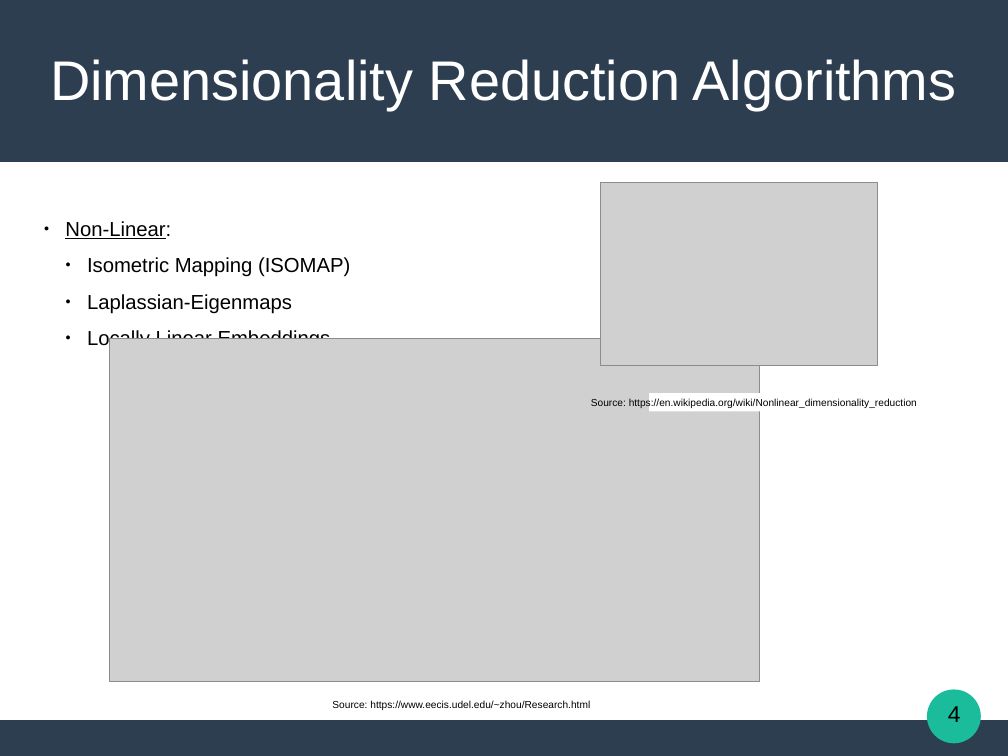
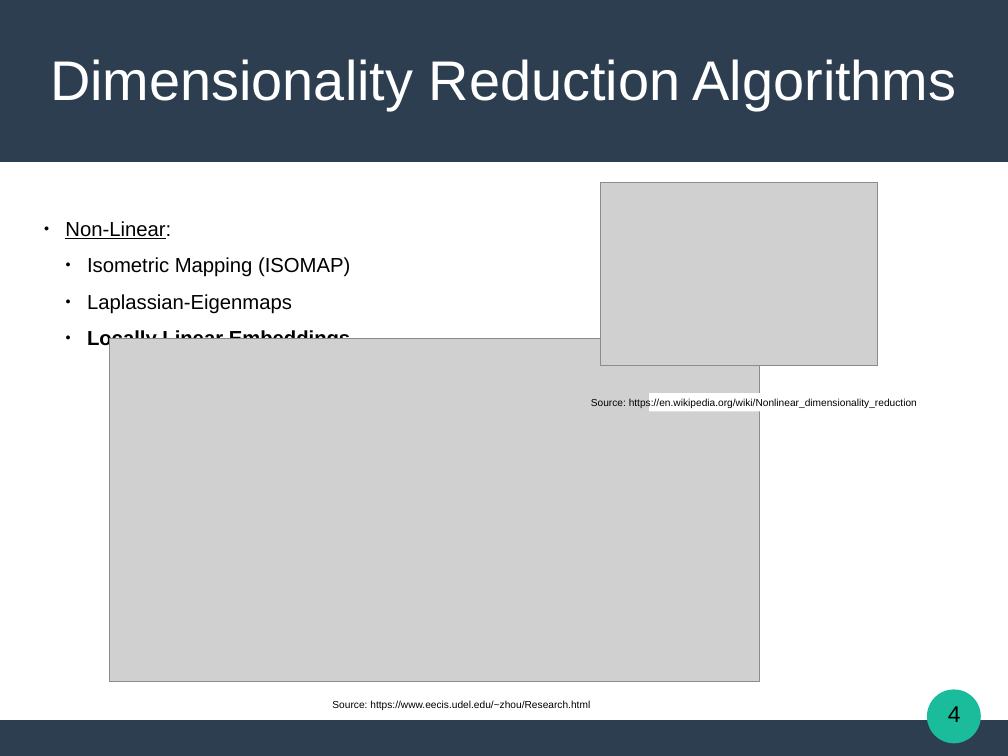
Before and after one commit to Katsileros/Dimensionality_Reduction, a slide deck: slide 4 of Diploma-Thesis-LaTeX/presentation/Locally_Linear_Embeddings_in_Pattern_Recognition.odp. Drawn at 1008x756 pixels with LibreOffice and Linux fonts; fonts in the diff are those of the drawing; grey boxes stand for pictures. Boxes give left, top, right and bottom in pixels: in the first picture for what was removed or moved away, otherwise in the second. Text is boxed around its words. In the diff, an @@ line names an element or a change of style, - is before the commit and + after.

```diff
--- a/Diploma-Thesis-LaTeX/presentation/Locally_Linear_Embeddings_in_Pattern_Recognition.odp
+++ b/Diploma-Thesis-LaTeX/presentation/Locally_Linear_Embeddings_in_Pattern_Recognition.odp
@@ subtitle at box(87, 330, 350, 351): bold on in "Locally Linear Embeddings" @@
```
Also in this commit, not shown: 2 other slides changed, 1 other file.
